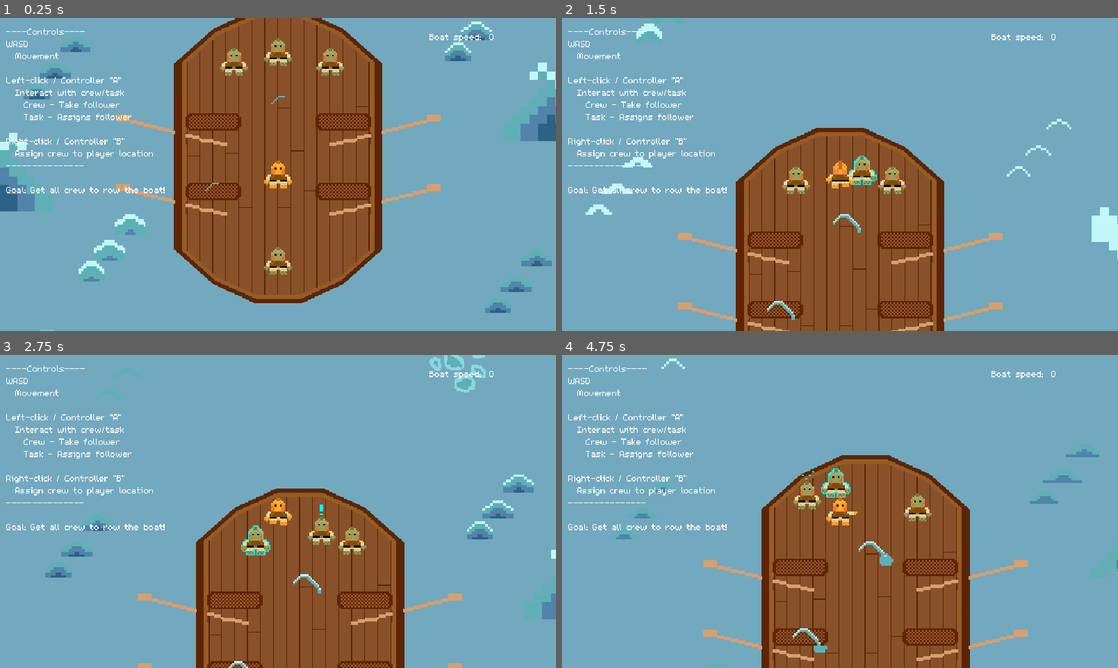
Above: before the commit, frames 1-4 (two rows, left to right).
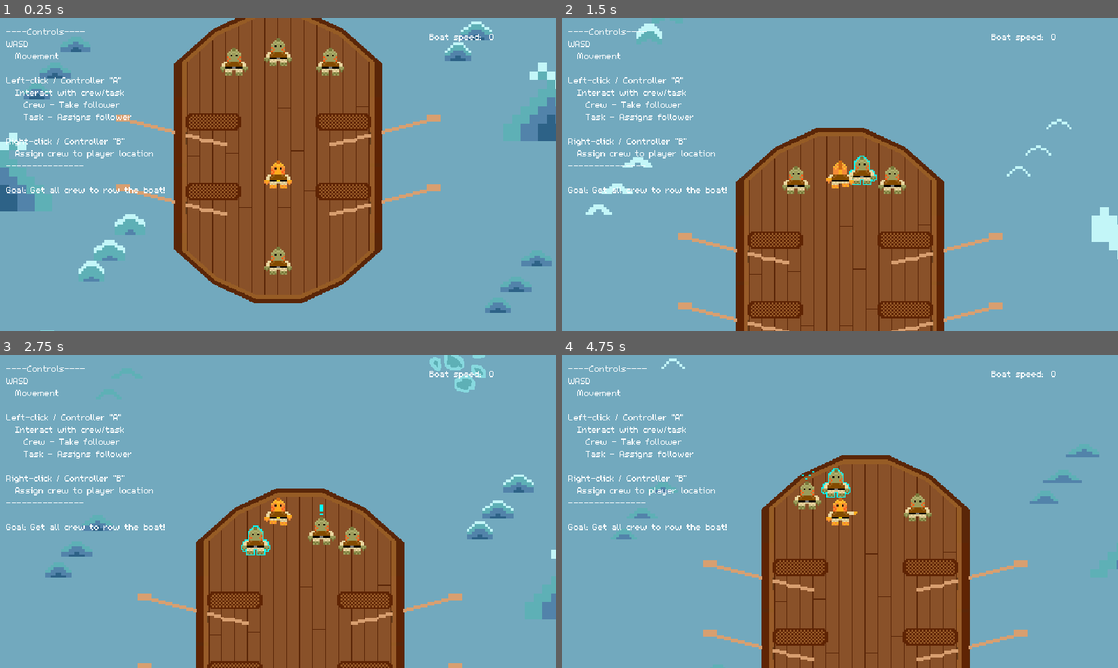
Above: after the commit, the same moments.

Repository: Splashy-Inc/splish-splashisson
Game: Godot game, scene res://Scenes/playground.tscn
The game is run twice, just before and just after one commit, with the same random seed, the same clock (stepped at 60 frames per second) and the same inputs.
Inputs:
- Up to frame 1 (0.25 s): no input
- Up to frame 2 (1.5 s): hold I (interact) 0.53-1.28 s; hold W (up) from 0.53 s (still down); tap O (location) at 1.35 s
- Up to frame 3 (2.75 s): release W (up) at 2.03 s; hold A (left) from 2.03 s (still down); hold I (interact) from 2.03 s (still down)
- Up to frame 4 (4.75 s): release I (interact) at 2.78 s; tap O (location) at 2.85, 4.35 s; release A (left) at 3.53 s; hold S (down) 3.53-4.28 s; hold I (interact) 3.53-4.28 s; hold D (right) from 4.28 s (still down)

The runs differ from the first frame. In frame 1, less than 0.1% of the frame differs, in the area x 36-52%, y 24-56%; in frame 2, 0.1%; in frame 3, 0.1%; in frame 4, 0.3%, in the area x 41-60%, y 59-96%.

Commit message:
Spawn a leak every 3 seconds

Diff:
--- a/Scenes/playground.gd
+++ b/Scenes/playground.gd
@@ -14,5 +14,7 @@
 
 func _on_boat_ready() -> void:
 	Globals.set_boat($Boat)
-	Globals.boat.spawn_leak()
-	Globals.boat.spawn_leak()
+
+
+func _on_leak_spawn_timer_timeout() -> void:
+	pass # Replace with function body.
